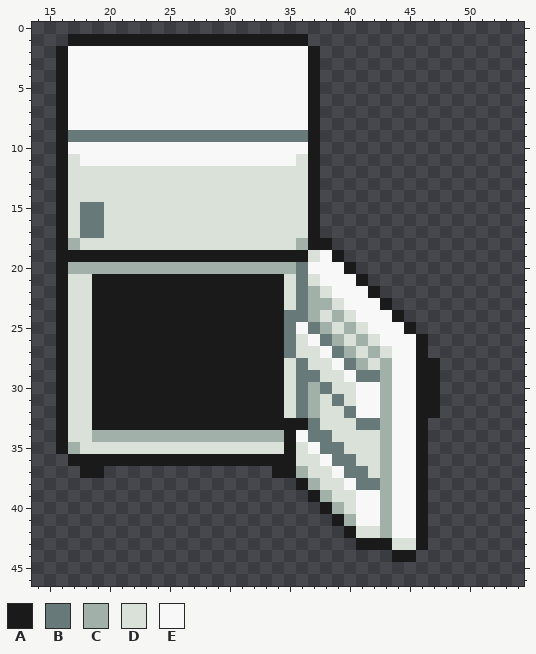
Two versions of one pixel-art sprite, client/img/sprites/fridge-open3.png. This is how it looked before the edit.
The file is 128x96 pixels, drawn in blocks of 2x2; one block is one cell here. Shown: x 14..54, y 0..46.
Palette (. is transparent): A #1a1a1a  B #687979  C #a1b1a9  D #d9e1d9  E #f8f8f8
Pixels before, first column x 16:
 1 .AAAAAAAAAAAAAAAAAAAA...........
 2 AEEEEEEEEEEEEEEEEEEEEA..........
 3 AEEEEEEEEEEEEEEEEEEEEA..........
 4 AEEEEEEEEEEEEEEEEEEEEA..........
 5 AEEEEEEEEEEEEEEEEEEEEA..........
 6 AEEEEEEEEEEEEEEEEEEEEA..........
 7 AEEEEEEEEEEEEEEEEEEEEA..........
 8 AEEEEEEEEEEEEEEEEEEEEA..........
 9 ABBBBBBBBBBBBBBBBBBBBA..........
10 AEEEEEEEEEEEEEEEEEEEEA..........
11 ADEEEEEEEEEEEEEEEEEEDA..........
12 ADDDDDDDDDDDDDDDDDDDDA..........
13 ADDDDDDDDDDDDDDDDDDDDA..........
14 ADDDDDDDDDDDDDDDDDDDDA..........
15 ADBBDDDDDDDDDDDDDDDDDA..........
16 ADBBDDDDDDDDDDDDDDDDDA..........
17 ADBBDDDDDDDDDDDDDDDDDA..........
18 ACDDDDDDDDDDDDDDDDDDCAA.........
19 AAAAAAAAAAAAAAAAAAAAADEA........
20 ACCCCCCCCCCCCCCCCCCCBEEEA.......
21 ADDAAAAAAAAAAAAAAAADBDEEEA......
22 ADDAAAAAAAAAAAAAAAADBCDEEEA.....
23 ADDAAAAAAAAAAAAAAAADBCCDEEEA....
24 ADDAAAAAAAAAAAAAAAABBCDCDEEEA...
25 ADDAAAAAAAAAAAAAAAABEBCDCDEEEA..
26 ADDAAAAAAAAAAAAAAAABDEBCDCDEEEA.
27 ADDAAAAAAAAAAAAAAAABDDEBCDCDEEA.
28 ADDAAAAAAAAAAAAAAAADBDDEBCDCEEAA
29 ADDAAAAAAAAAAAAAAAADBBDDEBBCEEAA
30 ADDAAAAAAAAAAAAAAAADBCBDDEECEEAA
31 ADDAAAAAAAAAAAAAAAADBCDBDEECEEAA
32 ADDAAAAAAAAAAAAAAAADBCDDBEECEEAA
33 ADDAAAAAAAAAAAAAAAAAABDDDBBCEEA.
34 ADDCCCCCCCCCCCCCCCCAEBBDDDDCEEA.
35 ACDDDDDDDDDDDDDDDDDADEBBDDDCEEA.
36 .AAAAAAAAAAAAAAAAAAADDEBBDDCEEA.
37 ..AA..............AACDDEBBDCEEA.
38 ....................ACDDEBBCEEA.
39 .....................ACDDEECEEA.
40 ......................ACDEECEEA.
41 .......................ACEECEEA.
42 ........................ADDCEEA.
43 .........................AAADDA.
44 ............................AA..
After the commit:
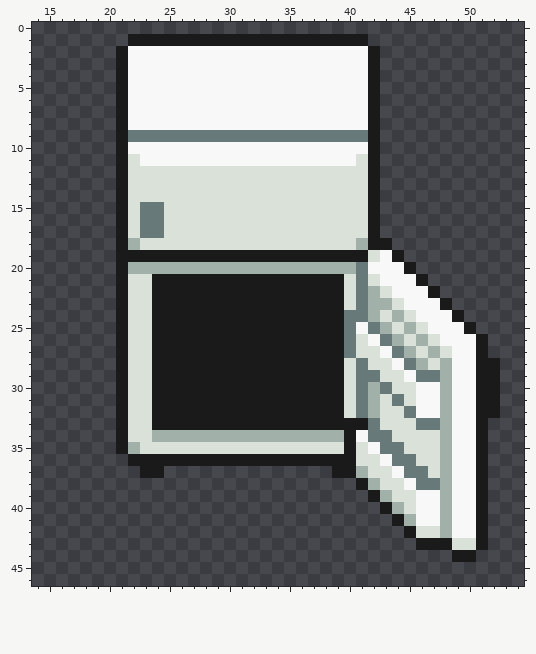
Difference:
Changed rows in their new state; - is an unchanged pixel.
first column x 16:
 1 -.....---------------AAAAA-----------
 2 .....A---------------EEEEEA----------
 3 .....A---------------EEEEEA----------
 4 .....A---------------EEEEEA----------
 5 .....A---------------EEEEEA----------
 6 .....A---------------EEEEEA----------
 7 .....A---------------EEEEEA----------
 8 .....A---------------EEEEEA----------
 9 .....A---------------BBBBBA----------
10 .....A---------------EEEEEA----------
11 .....AD-------------EEEEEDA----------
12 .....A---------------DDDDDA----------
13 .....A---------------DDDDDA----------
14 .....A---------------DDDDDA----------
15 .....A-BB------------DDDDDA----------
16 .....A-BB------------DDDDDA----------
17 .....A-BB------------DDDDDA----------
18 .....AC-------------DDDDDCAA---------
19 .....----------------AA-AADEA--------
20 .....A--------------CCCCCBEEEA-------
21 .....-DD-----------AAAAADBDEEEA------
22 .....-DD-----------AAAAADBCDEEEA-----
23 .....-DD-----------AAAAADBCCDEEEA----
24 .....-DD-----------AAAAABBCDCDEEEA---
25 .....-DD-----------AAAAABEBCDCDEEEA--
26 .....-DD-----------AAAAABDEBCDCDEEEA-
27 .....-DD-----------AAAAAB-DEBCDCDEEA-
28 .....-DD-----------AAAAADB-D-BCDCEEAA
29 .....-DD-----------AAAAAD--DD-BBCEEAA
30 .....-DD-----------AAAAA-BCBDDEECEEAA
31 .....-DD-----------AAAAA-BCDBDEECEEAA
32 .....-DD-----------AAAAADBCDDBEECEEAA
33 .....-DD-------------AAAAA-DDDBBCEEA-
34 .....ADD-----------CCCCCAEBBDDDDCEEA-
35 .....AC------------D-DDDA-EBBDDDCEEA-
36 -.....--------------AAAAA--EBBDDCEEA-
37 --..---AA---------.....AAC-D-BBDCEEA-
38 --------------------.....ACDD-BBCEEA-
39 ---------------------.....A-DDEECEEA-
40 ----------------------.....ACDEECEEA-
41 -----------------------.....ACEECEEA-
42 ------------------------.....ADDCEEA-
43 -------------------------.....-AADDA-
44 ----------------------------..---AA--
